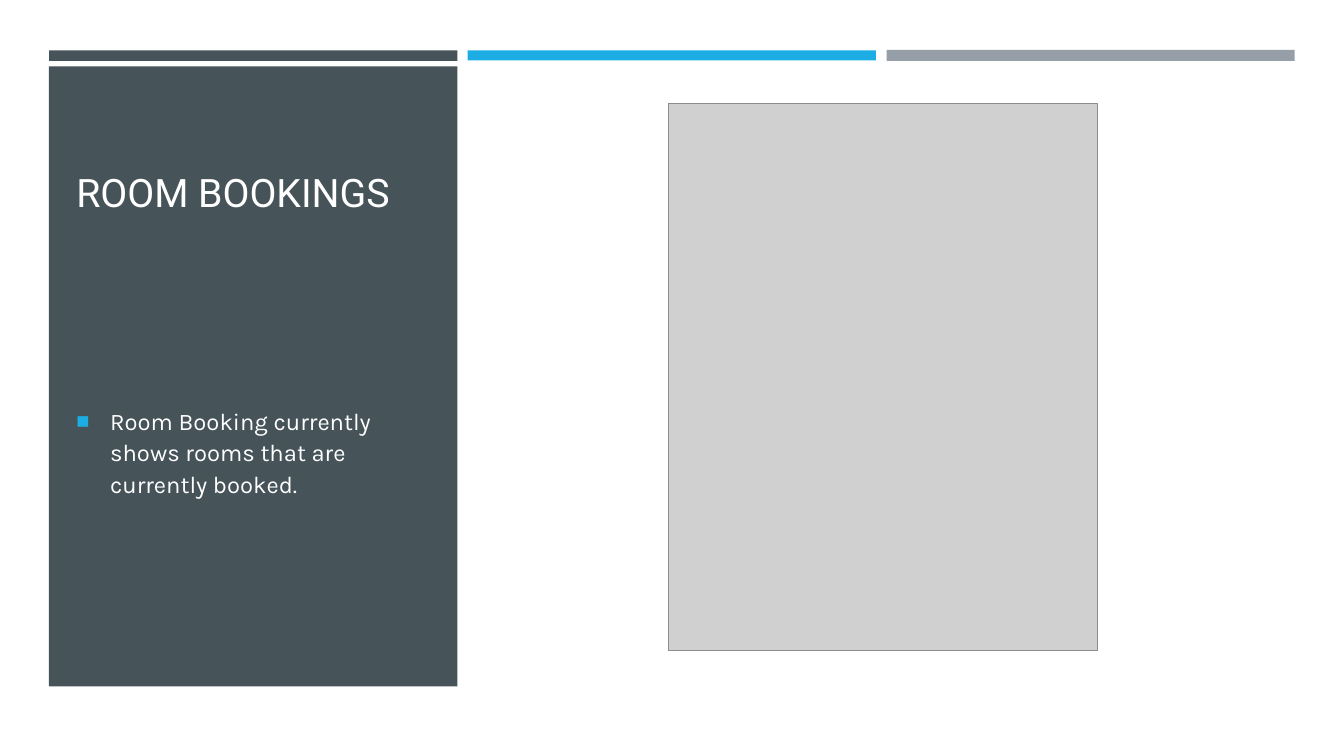
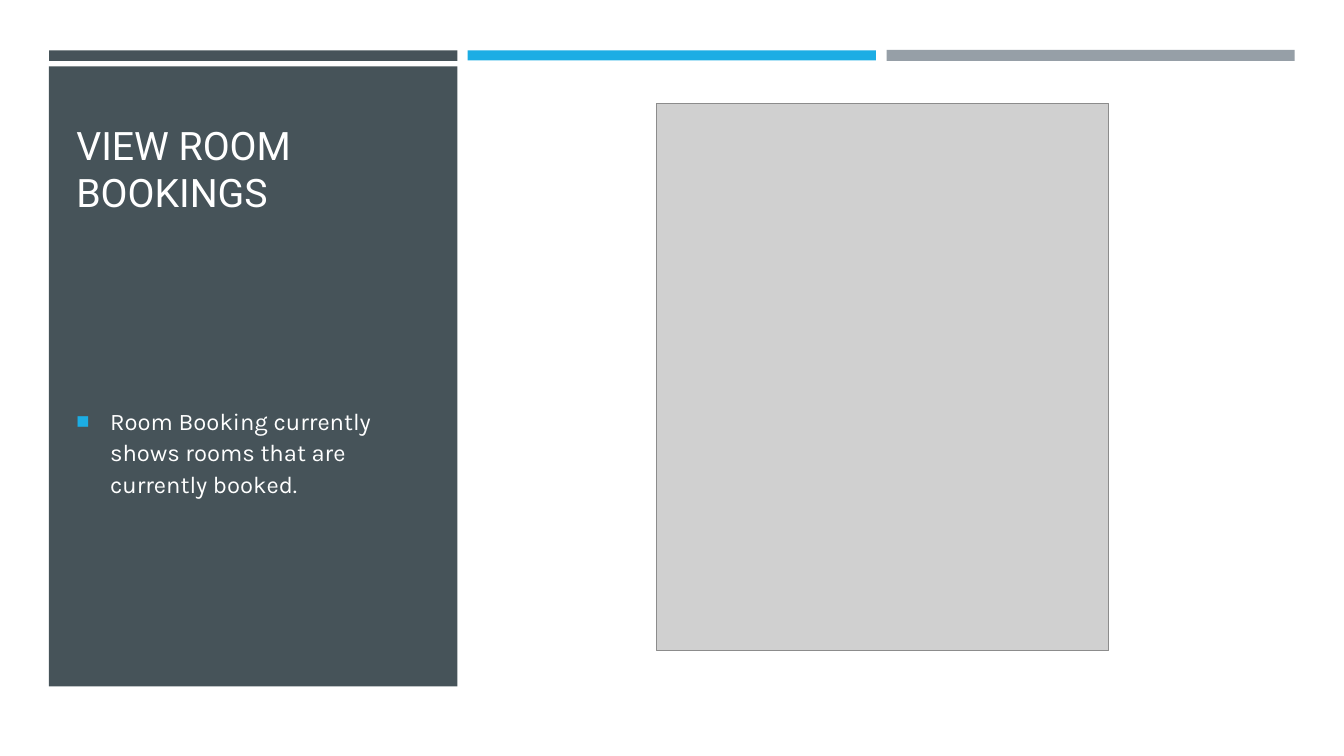
Before and after one commit to KershawK5646/CapstoneProject, a slide deck: slide 9 of Design Docs/Maker Space.pptx (slide 11 before the commit). Drawn at 1344x756 pixels with LibreOffice and Linux fonts; fonts in the diff are those of the drawing; grey boxes stand for pictures. Boxes give left, top, right and bottom in pixels: in the first picture for what was removed or moved away, otherwise in the second. Text is boxed around its words. In the diff, an @@ line names an element or a change of style, - is before the commit and + after.

Commit message:
Update Maker Space.pptx
slides have been updated/deleted
screenshots have been updated

```diff
--- a/Design Docs/Maker Space.pptx
+++ b/Design Docs/Maker Space.pptx
@@ picture: place and size @@
-picture at (668,103,1097,650)
+picture at (656,103,1109,650)
@@ title at (76,131,291,208): text changed @@
-ROOM BOOKINGS
+VIEW ROOM BOOKINGS
```
Also in this commit, not shown: 2 other slides changed, 3 slides removed.
